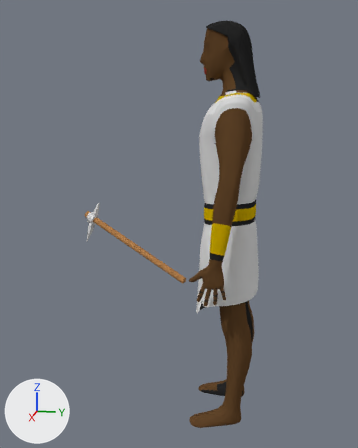
An edit to the Blender file RTS Dev Project/Assets/Models/Characters/egipcians/egyptians_civilian.blend, drawn before and after from the same camera.
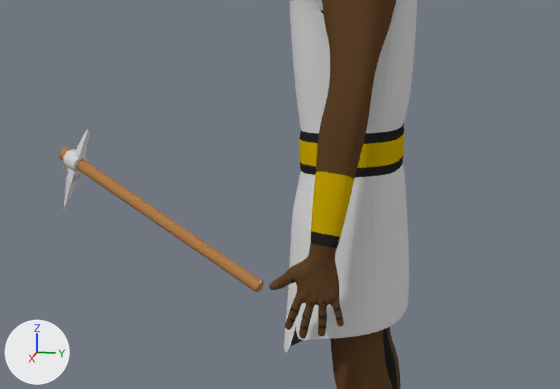
There are two pictures of each version: one whole from a 50 mm lens placed at (6.67, 0.68, 4.52), pointed at (-0.21, -0.69, 2.81), one close up on the part from 15% to 93% of the width and 31% to 74% of the height. Every picture has the same lights, and +X, +Y and +Z are marked at lower left.

In view in the first close-up: 'Circle', 'human'.
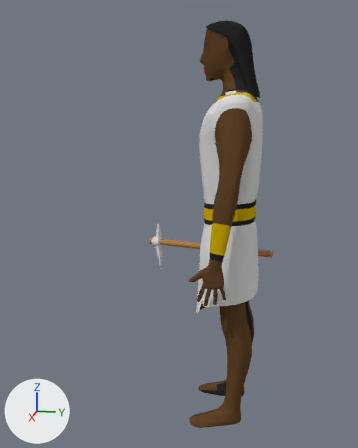
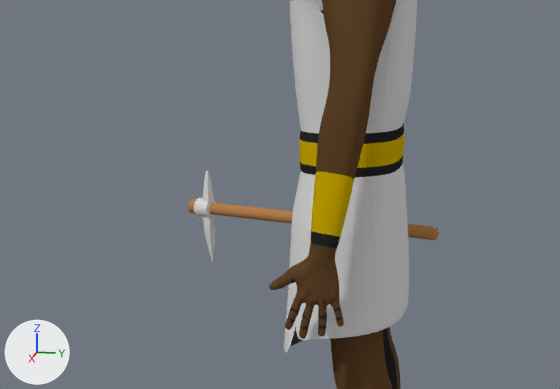
Changed parts and their boxes (x1, y1, x2, y2) in the close-ups (560 x 389 px):
'Circle', moved, turned: before (59, 130, 264, 292); after (188, 171, 439, 264)

Edits to the bpy script that builds the scene:
```text
Change ob_circle:
    ob_circle.location: (-1.124, -2.475, 2.672) -> (-1.114, -1.359, 2.27)
    ob_circle.rotation_euler: (0.0964, 1.968, 1.307) -> (-0.383, 1.528, 0.867)  # degrees (5.5, 113, 75) -> degrees (-22, 88, 50)
```
